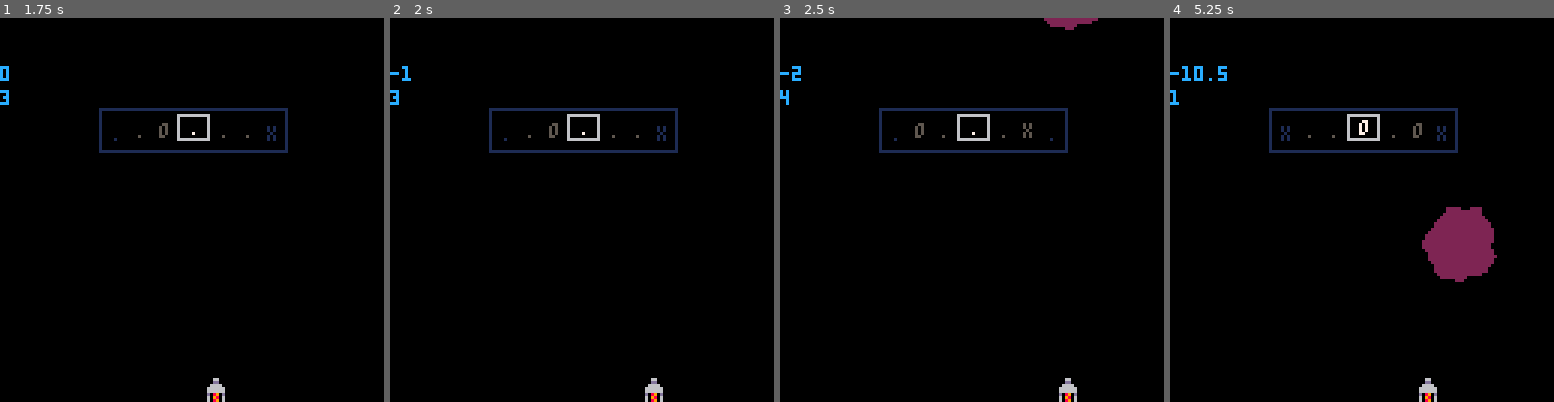
Above: before the commit, frames 1-4 (left to right).
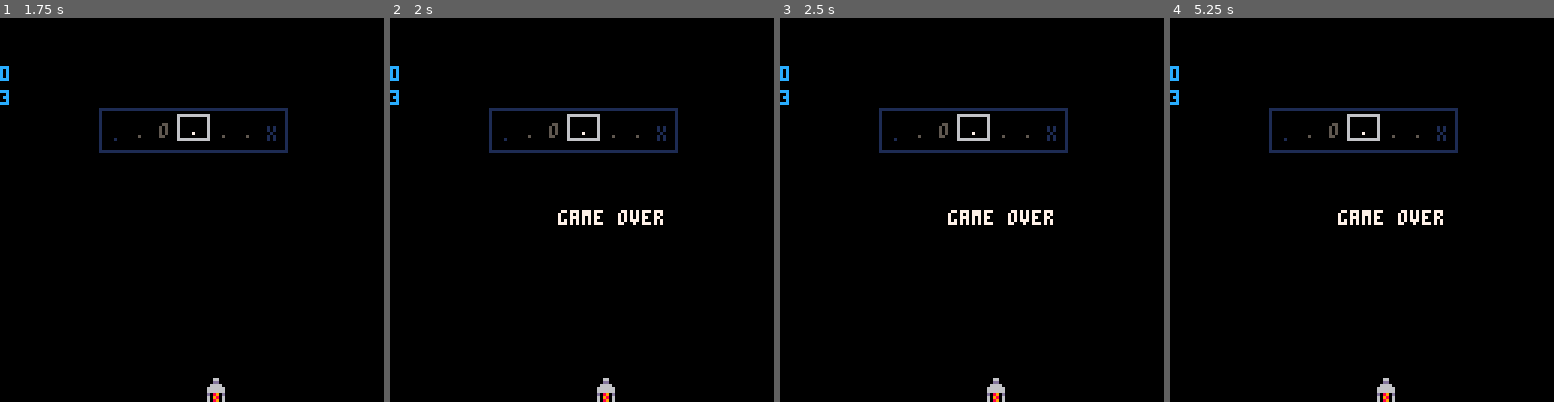
Above: after the commit, the same moments.

Repository: ryanford/EDM-Blastoff
Game: PICO-8 cartridge rhythm-game.p8
Two runs of this game, one before a commit and one after it. Both use one fixed random seed, a clock stepped at 60 frames per second and the inputs below.
Inputs:
- Up to frame 1 (1.75 s): tap X (X key) at 0.33, 1.07 s; tap O (Z key) at 0.7, 1.7 s; hold Right from 1.6 s (still down)
- Up to frame 2 (2 s): keep holding Right; tap X (X key) at 1.85 s
- Up to frame 3 (2.5 s): release Right at 2.1 s; tap O (Z key) at 2.1 s; hold Right from 2.47 s (still down)
- Up to frame 4 (5.25 s): tap O (Z key) every 0.4 s from 2.5 to 4.9 s; tap X (X key) at 2.97, 4.08, 5.2 s; release Right at 3.03 s; hold Left 3.08-3.58 s; hold Right 4.02-4.68 s; hold Left from 5.08 s (still down)

Frame 1 is identical in both runs. In frame 2, 1.0% of the frame differs, in the area x 0-72%, y 12-100%; in frame 3, 1.6%; in frame 4, 4.2%, in the area x 0-86%, y 12-100%.

Commit message:
cleanup a bit

Diff:
--- a/rhythm-game.p8
+++ b/rhythm-game.p8
@@ -38,11 +38,10 @@
 end
 
 function active_update()
--- commented game low-score to debug
-  -- p.score = min(p.score,5)
-  -- if p.score <= 0 then
-  --   gameover()
-  -- end
+  p.score = min(p.score,5)
+  if p.score <= 0 then
+    gameover()
+  end
   sync_music()
   update_pattern()
   update_time()
@@ -158,7 +157,6 @@
     end
     button_pressed = true
     btn_timer = time_now + 1
-    printh("btnpress "..step)
   end
   if btnp(5) then
     if current_step == 3 then
@@ -171,14 +169,10 @@
     end
     button_pressed = true
     btn_timer = time_now + 1
-    printh("btnpress "..step)
   end
   p.score = min(p.score,5)
 end
 
--- this function sometimes gives false negtives..
--- as in i press a button, but it still gives an error as if i missed it.
--- i think it's a timing issue, but i'm not sure
 -- these global vars can move elsewhere at some point, but thought it would be
 -- clearer if they were here for now.
 last_step = 1
@@ -191,14 +185,12 @@
     last_pattern[((pattern_step - 1) % 8 ) + 1]
   if step % 16 == 1 then
     if (last_step == 2 or last_step == 3) and not button_pressed then
-      printh("error "..step)
       sfx(12)
       p.score -=1
     end
     if btn_timer < time_now then
       button_pressed = false
     end
-    printh("btnpress set false ".. step)
   end
 end
 
